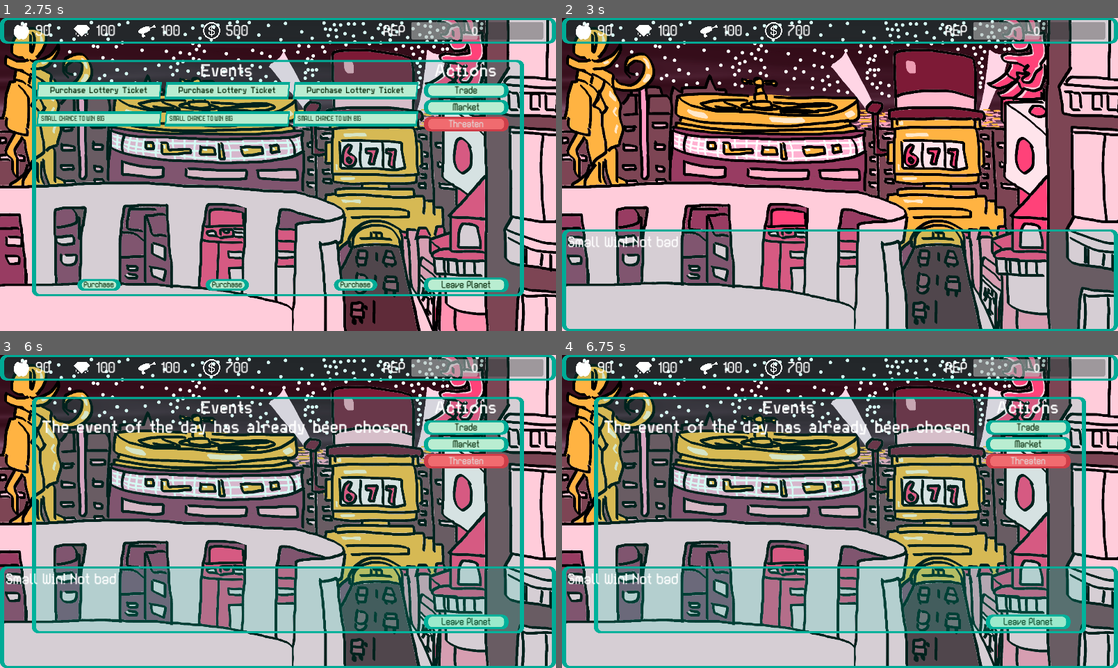
Above: before the commit, frames 1-4 (two rows, left to right).
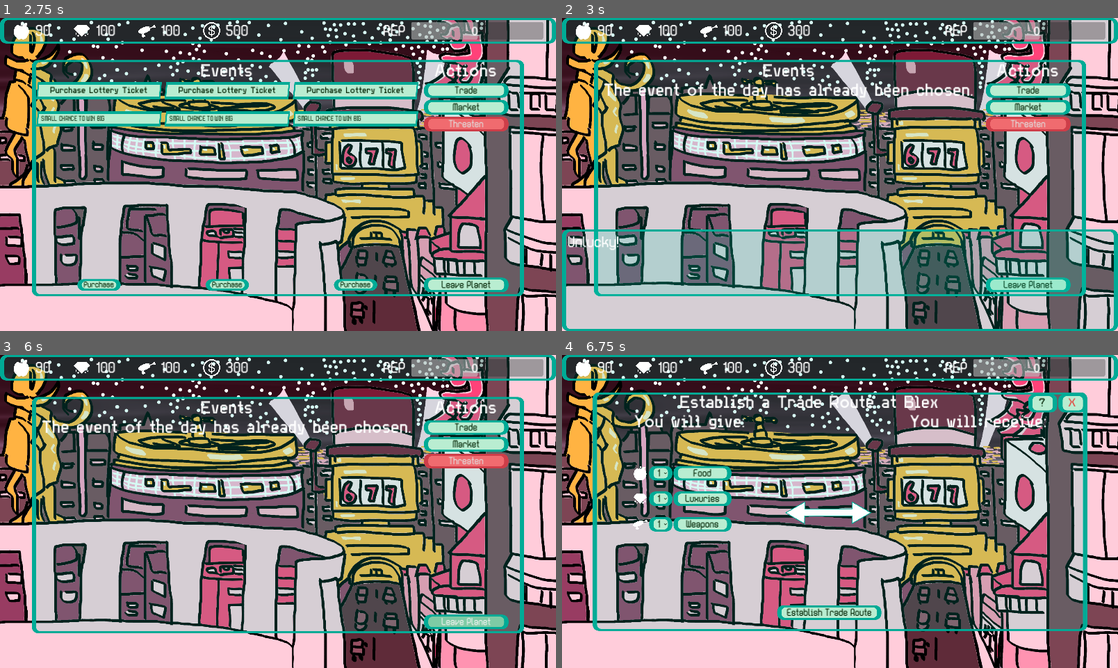
Above: after the commit, the same moments.

Repository: TheWorldisWatchingGameJam/TheWorldisWatching
Game: Godot game, scene res://Scenes/main.tscn
The game is run twice, just before and just after one commit, with the same random seed, the same clock (stepped at 60 frames per second) and the same inputs. The engine's default icon, where the game draws it, is replaced by a stand-in: a white triangle on a blue panel in a dark square.
Inputs (mouse positions are in pixels of both pictures, inside the frame that each line leads up to):
- Up to frame 1 (2.75 s): tap Enter at 0.5 s; move the mouse to (105, 177) at 0.52 s; press the mouse at (105, 177) at 0.53 s; tap Space at 1.25 s; move the mouse to (116, 177) at 1.27 s; release the mouse at (116, 177) at 1.28 s; click (116, 177) at 1.35 s; click "Travel to Blex" at 2 s
- Up to frame 2 (3 s): click "Purchase" at 2.75 s
- Up to frame 3 (6 s): click (467, 426) at 3.5 s, where only the run after the commit has a clickable "Trade"; click (467, 445) at 4.25 s, where only the run after the commit has a clickable "Market"; click (467, 461) at 5 s, where only the run after the commit has a clickable "Threaten"; click (467, 621) at 5.75 s, where only the run after the commit has a clickable "Leave Planet"
- Up to frame 4 (6.75 s): click "Trade" at 6.5 s

Frame 1 is identical in both runs. In frame 2, 58% of the frame differs, in the area x 1-95%, y 2-89%; in frame 3, 26%; in frame 4, 37%.
Error in both runs: Invalid assignment of property or key 'texture' with value of type 'CompressedTexture2D' on a base object of type 'Nil'. (res://PlanetNode.gd:16)

Commit message:
wilyam choice event works

Diff:
--- a/TWIW/Scenes/main.tscn
+++ b/TWIW/Scenes/main.tscn
@@ -6,7 +6,7 @@
 [ext_resource type="LabelSettings" uid="uid://bepmqoip50uru" path="res://Assets/Theme/large_text_generic.tres" id="2_jv2y6"]
 [ext_resource type="FontFile" uid="uid://ceq3h5ry2brq" path="res://Assets/Theme/TypeLightSans-KV84p.otf" id="2_kwqtb"]
 [ext_resource type="Script" path="res://Scripts/galaxy_manager.gd" id="2_mqygn"]
-[ext_resource type="PackedScene" uid="uid://bchhcro7px8l6" path="res://Scripts/Scenes/planet_node.tscn" id="3_071my"]
+[ext_resource type="PackedScene" uid="uid://bchhcro7px8l6" path="res://Scenes/planet_node.tscn" id="3_071my"]
 [ext_resource type="Texture2D" uid="uid://d1pg65rmosvlv" path="res://icon.svg" id="3_mfgap"]
 [ext_resource type="Script" path="res://Scripts/Components/planet_data.gd" id="4_h3u51"]
 [ext_resource type="Resource" uid="uid://b4kf7erwn6muh" path="res://Scripts/Resources/Planets/Frez.tres" id="5_6araa"]
--- a/TWIW/Scenes/planet_screen.gd
+++ b/TWIW/Scenes/planet_screen.gd
@@ -18,9 +18,11 @@
 @onready var market_window = load("res://Scenes/market_window.tscn")
 @onready var dialogue_window = load("res://Scenes/dialogue_window.tscn")
 @onready var trade_window = load("res://Scenes/trade_window.tscn")
+@onready var choice_panel = %ChoicePanel
+@onready var selector = %Selector
 
 var current_dialogue_window: Control = null
-var current_choice_panel: Control = null
+
 
 signal eventChosen
 
@@ -31,6 +33,7 @@
 	initialize_trade_window()
 	display_options(random_options(3))
 	threaten_button.disabled = false
+	choice_panel.hide()
 
 
 func initialize_trade_window() -> void:
@@ -141,46 +144,33 @@
 			return
 	for cost in event.cost:
 		player_data.player_data_modify(cost)
-
+	emit_signal("eventChosen")
 	# Handle dialogue + choices
 	if event.choices.size() > 0:
-		_show_choice_dialogue(event)
+		_initiate_choice_event(event)
 	else:
-		resolve_event_effect(event.event_effects)
-		emit_signal("eventChosen")
-
-func _show_choice_dialogue(event: Event) -> void:
+		resolve_effects(event.event_effects)
+
+
+func _initiate_choice_event(event: Event) -> void:
 	# Remove old dialogue if it exists
 	if current_dialogue_window:
 		current_dialogue_window.queue_free()
 
 	current_dialogue_window = dialogue_window.instantiate()
 	current_dialogue_window.dialogue_array = event.event_dialogue
-	current_dialogue_window.dialogueFinished.connect(_on_event_dialogue_finished.bind(event))
+	current_dialogue_window.dialogueFinished.connect(_on_choice_dialogue_finished.bind(event))
 	window.hide()
-	get_tree().get_root().add_child(current_dialogue_window)
-
-func _on_event_dialogue_finished(event: Event) -> void:
+	self.add_child(current_dialogue_window)
+
+func _on_choice_dialogue_finished(event: Event) -> void:
 	if event.choices.size() > 0:
 		_show_choice_buttons(event.choices)
 	else:
-		resolve_event_effect(event.event_effects)
+		resolve_effects(event.event_effects)
 		emit_signal("eventChosen")
 
 func _show_choice_buttons(choices: Array[EventChoice]) -> void:
-	# Remove old choice panel if it exists
-	if current_choice_panel:
-		current_choice_panel.queue_free()
-
-	if current_dialogue_window and current_dialogue_window.has_method("clear_dialogue"):
-		current_dialogue_window.clear_dialogue()
-
-	current_choice_panel = VBoxContainer.new()
-	current_choice_panel.name = "ChoicePanel"
-	current_choice_panel.size_flags_vertical = Control.SIZE_SHRINK_END
-	current_choice_panel.size_flags_horizontal = Control.SIZE_SHRINK_CENTER
-	current_choice_panel.add_theme_constant_override("separation", 10)
-
 	for choice in choices:
 		var btn = Button.new()
 		btn.text = choice.choice_text
@@ -189,49 +179,48 @@
 		btn.size_flags_horizontal = Control.SIZE_SHRINK_CENTER
 		btn.size_flags_vertical = Control.SIZE_SHRINK_END
 		btn.pressed.connect(_on_choice_selected.bind(choice))
-		current_choice_panel.add_child(btn)
-
-	# Add choice panel to the dialogue window instead of root
-	if current_dialogue_window:
-		current_dialogue_window.add_child(current_choice_panel)
+		selector.add_child(btn)
+
+	choice_panel.get_parent().move_child(choice_panel, -1)
+
+	choice_panel.visible = true
 
 func _on_choice_selected(choice: EventChoice) -> void:
 	print("=== CHOICE SELECTED ===")
 	print("Choice: ", choice.choice_text)
 	print("Has ", choice.choice_effects.size(), " effects")
 
-	# Remove choice buttons
-	if current_choice_panel:
-		current_choice_panel.queue_free()
-		current_choice_panel = null
+	current_dialogue_window.queue_free()
+	choice_panel.hide()
 
 	# Apply effects immediately
 	print("Applying effects now...")
-	resolve_event_effect(choice.choice_effects)
-
-	# If the choice has dialogue, show it AFTER effects
-	if choice.choice_dialogue.size() > 0:
-		print("Showing choice dialogue...")
-		if current_dialogue_window and current_dialogue_window.has_method("set_dialogue"):
-			current_dialogue_window.set_dialogue(choice.choice_dialogue)
-			current_dialogue_window.dialogueFinished.connect(func(_unused):
-				emit_signal("eventChosen")
-			, CONNECT_ONE_SHOT)
-		else:
-			if current_dialogue_window:
-				current_dialogue_window.queue_free()
-
-			current_dialogue_window = dialogue_window.instantiate()
-			current_dialogue_window.dialogue_array = choice.choice_dialogue
-			current_dialogue_window.dialogueFinished.connect(func(_unused):
-				emit_signal("eventChosen")
-			)
-			get_tree().get_root().add_child(current_dialogue_window)
-	else:
-		print("No choice dialogue")
-		emit_signal("eventChosen")
-
-func resolve_event_effect(effects: Array[EventEffect]) -> void:
+	resolve_effects(choice.choice_effects)
+	#
+	## If the choice has dialogue, show it AFTER effects
+	#if choice.choice_dialogue.size() > 0:
+		#print("Showing choice dialogue...")
+		#if current_dialogue_window and current_dialogue_window.has_method("set_dialogue"):
+			#print("Setting dialogue...")
+			#current_dialogue_window.set_dialogue(choice.choice_dialogue)
+			#current_dialogue_window.dialogueFinished.connect(func(_unused):
+				#emit_signal("eventChosen")
+			#, CONNECT_ONE_SHOT)
+		#else:
+			#if current_dialogue_window:
+				#current_dialogue_window.queue_free()
+			#
+			#current_dialogue_window = dialogue_window.instantiate()
+			#current_dialogue_window.dialogue_array = choice.choice_dialogue
+			#current_dialogue_window.dialogueFinished.connect(func(_unused):
+				#emit_signal("eventChosen")
+			#)
+			#get_tree().get_root().add_child(current_dialogue_window)
+	#else:
+		#print("No choice dialogue")
+		#emit_signal("eventChosen")
+
+func resolve_effects(effects: Array[EventEffect]) -> void:
 	print("=== RESOLVING EFFECTS ===")
 	print("Total effects: ", effects.size())
 
@@ -255,11 +244,12 @@
 		print("Applying guaranteed effect: ", effect.effect_value_token.cost_type, " = ", effect.effect_value_token.cost_value)
 		player_data.player_data_modify(effect.effect_value_token)
 		if effect.effect_dialogue.size() > 0:
+			print("Choice effect dialogue detected.")
 			var dlg = dialogue_window.instantiate()
 			dlg.dialogue_array = effect.effect_dialogue
-			dlg.dialogueFinished.connect(on_effect_dialogue_finished)
+			dlg.dialogueFinished.connect(on_effect_dialogue_finished.bind(dlg))
 			window.hide()
-			get_tree().get_root().add_child(dlg)
+			self.add_child(dlg)
 
 	# Pick one effect randomly from the remaining probabilistic ones
 	if random_effects.size() > 0:
@@ -276,14 +266,14 @@
 				if e.effect_dialogue.size() > 0:
 					var dlg = dialogue_window.instantiate()
 					dlg.dialogue_array = e.effect_dialogue
-					dlg.dialogueFinished.connect(on_effect_dialogue_finished)
-					window.hide()
+					dlg.dialogueFinished.connect(on_effect_dialogue_finished.bind(dlg))
 					get_tree().get_root().add_child(dlg)
 				break
 
 	print("=== EFFECTS APPLIED ===")
 
-func on_effect_dialogue_finished() -> void:
+func on_effect_dialogue_finished(dialogue_window: Control) -> void:
+	dialogue_window.hide()
 	window.visible = true
 
 func _on_trade_button_pressed() -> void:
--- a/TWIW/Scenes/planet_screen.tscn
+++ b/TWIW/Scenes/planet_screen.tscn
@@ -174,6 +174,32 @@
 [node name="PlayerUi" parent="." instance=ExtResource("5_h8kr8")]
 layout_mode = 1
 
+[node name="ChoicePanel" type="Control" parent="."]
+unique_name_in_owner = true
+visible = false
+custom_minimum_size = Vector2(1920, 1080)
+anchors_preset = 0
+
+[node name="PanelContainer" type="PanelContainer" parent="ChoicePanel"]
+layout_mode = 1
+anchors_preset = 8
+anchor_left = 0.5
+anchor_top = 0.5
+anchor_right = 0.5
+anchor_bottom = 0.5
+offset_left = -20.0
+offset_top = -20.0
+offset_right = 20.0
+offset_bottom = 20.0
+grow_horizontal = 2
+grow_vertical = 2
+theme_override_styles/panel = ExtResource("7_lj8rl")
+
+[node name="Selector" type="VBoxContainer" parent="ChoicePanel/PanelContainer"]
+unique_name_in_owner = true
+layout_mode = 2
+alignment = 1
+
 [connection signal="eventChosen" from="." to="." method="_on_event_chosen"]
 [connection signal="pressed" from="Window/HBoxContainer/VBoxContainer/VBoxContainer2/TradeButton" to="." method="_on_trade_button_pressed"]
 [connection signal="pressed" from="Window/HBoxContainer/VBoxContainer/VBoxContainer2/MarketButton" to="." method="_on_market_button_pressed"]
--- a/TWIW/Scripts/Components/event_choice.gd
+++ b/TWIW/Scripts/Components/event_choice.gd
@@ -2,5 +2,4 @@
 class_name EventChoice
 
 @export var choice_text: String          # Text shown on the button
-@export var choice_dialogue: Array[DialogueItem]  # Dialogue after selecting choice
 @export var choice_effects: Array[EventEffect]   # Effects after selecting choice
--- a/TWIW/Scripts/Resources/Events/Frez Events/pacifist_gathering.tres
+++ b/TWIW/Scripts/Resources/Events/Frez Events/pacifist_gathering.tres
@@ -7,12 +7,6 @@
 [ext_resource type="Script" path="res://Scripts/Components/event_effect.gd" id="4_8nc55"]
 [ext_resource type="Script" path="res://Scripts/Components/event.gd" id="5_40q7l"]
 [ext_resource type="Texture2D" uid="uid://b55u3ayg5pm3q" path="res://Assets/CharacterSprites/wilyambfarmstar.png" id="6_ca1bv"]
-
-[sub_resource type="Resource" id="Resource_kbybj"]
-script = ExtResource("3_nhrk5")
-name = "Wilyam B. Farmstar"
-dialogue = "We at Frez Greatly appreciate your sacrifice for the greater good"
-sprite = ExtResource("6_ca1bv")
 
 [sub_resource type="Resource" id="Resource_7menb"]
 script = ExtResource("1_h0gvf")
@@ -40,6 +34,12 @@
 effect_probability = 0
 effect_dialogue = Array[ExtResource("3_nhrk5")]([])
 
+[sub_resource type="Resource" id="Resource_kbybj"]
+script = ExtResource("3_nhrk5")
+name = "Wilyam B. Farmstar"
+dialogue = "We at Frez Greatly appreciate your sacrifice for the greater good"
+sprite = ExtResource("6_ca1bv")
+
 [sub_resource type="Resource" id="Resource_jqaxt"]
 script = ExtResource("1_h0gvf")
 cost_type = "Rep"
@@ -51,12 +51,11 @@
 script = ExtResource("4_8nc55")
 effect_value_token = SubResource("Resource_jqaxt")
 effect_probability = 0
-effect_dialogue = Array[ExtResource("3_nhrk5")]([])
+effect_dialogue = Array[ExtResource("3_nhrk5")]([SubResource("Resource_kbybj")])
 
 [sub_resource type="Resource" id="Resource_oad5d"]
 script = ExtResource("1_psl1o")
 choice_text = "We Will Gladly GIVE Up Our Weapons"
-choice_dialogue = Array[ExtResource("3_nhrk5")]([SubResource("Resource_kbybj")])
 choice_effects = Array[ExtResource("4_8nc55")]([SubResource("Resource_ca8yr"), SubResource("Resource_ehve4"), SubResource("Resource_yt8wf")])
 
 [sub_resource type="Resource" id="Resource_wut6t"]
@@ -76,12 +75,11 @@
 script = ExtResource("4_8nc55")
 effect_value_token = SubResource("Resource_ytaww")
 effect_probability = 0
-effect_dialogue = Array[ExtResource("3_nhrk5")]([])
+effect_dialogue = Array[ExtResource("3_nhrk5")]([SubResource("Resource_wut6t")])
 
 [sub_resource type="Resource" id="Resource_gv0jh"]
 script = ExtResource("1_psl1o")
 choice_text = "I'm afraid we must Decline, as we need these weapons"
-choice_dialogue = Array[ExtResource("3_nhrk5")]([SubResource("Resource_wut6t")])
 choice_effects = Array[ExtResource("4_8nc55")]([SubResource("Resource_wpo86")])
 
 [sub_resource type="Resource" id="Resource_v7cbq"]
--- a/TWIW/Scripts/Resources/Test/test_player_data.tres
+++ b/TWIW/Scripts/Resources/Test/test_player_data.tres
@@ -40,16 +40,10 @@
 live_events = Array[ExtResource("4_f27hi")]([])
 event_history = Array[ExtResource("4_f27hi")]([])
 
-[sub_resource type="Resource" id="Resource_k7s0l"]
-script = ExtResource("7_t6qs5")
-event_name = &""
-on_planet = &""
-on_day = 0
-
 [sub_resource type="Resource" id="Resource_3yxoi"]
 script = ExtResource("8_rl5dj")
 current_day = 0
-history = Array[ExtResource("7_t6qs5")]([SubResource("Resource_k7s0l")])
+history = Array[ExtResource("7_t6qs5")]([])
 
 [resource]
 script = ExtResource("1_myrfh")
--- a/TWIW/Scripts/galaxy_manager.gd
+++ b/TWIW/Scripts/galaxy_manager.gd
@@ -311,8 +311,6 @@
 	self.get_parent()._update_election_counter()
 
 	print("Traveled ", days_traveled, " days to ", to_planet)
-	for i in range(get_distance(player_data.home_planet_data.id, to_planet)):
-		player_data.time_tracker.current_day += 1
 	print("Current Day: ", player_data.time_tracker.current_day)
 	print("Days left to next election: ", str(days_until_election))
 	if ai_data:
Not shown: 1 places in TWIW/Scripts/Resources/Events/Frez Events/pacifist_gathering (1).tres that only renumber resources
Not shown: 1 places in TWIW/Scripts/Resources/Test/test_player_data.tres that only renumber resources
